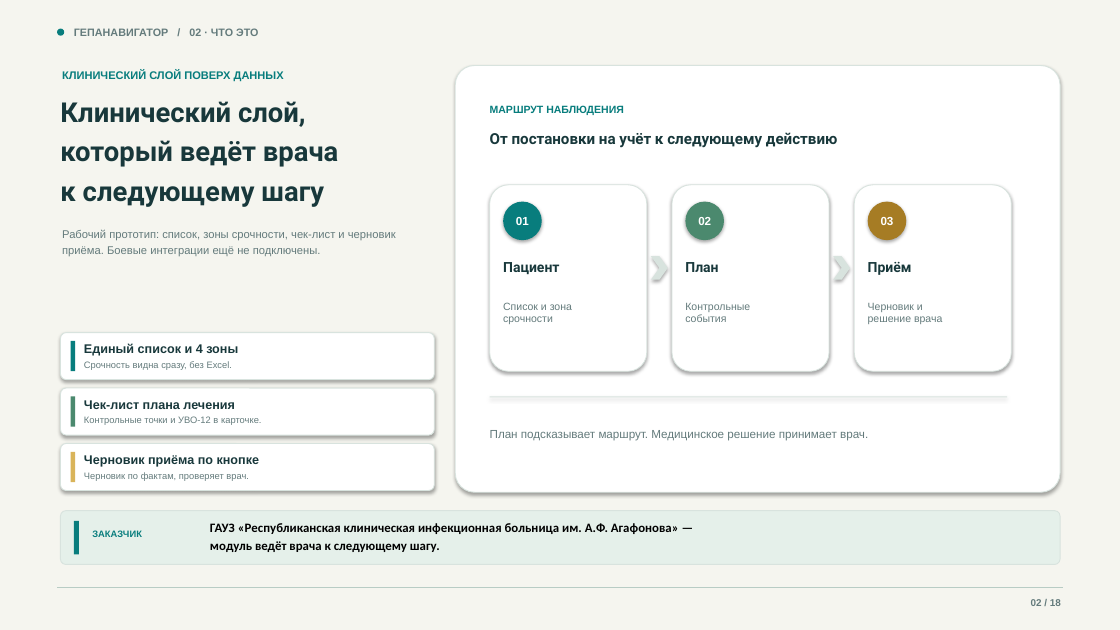
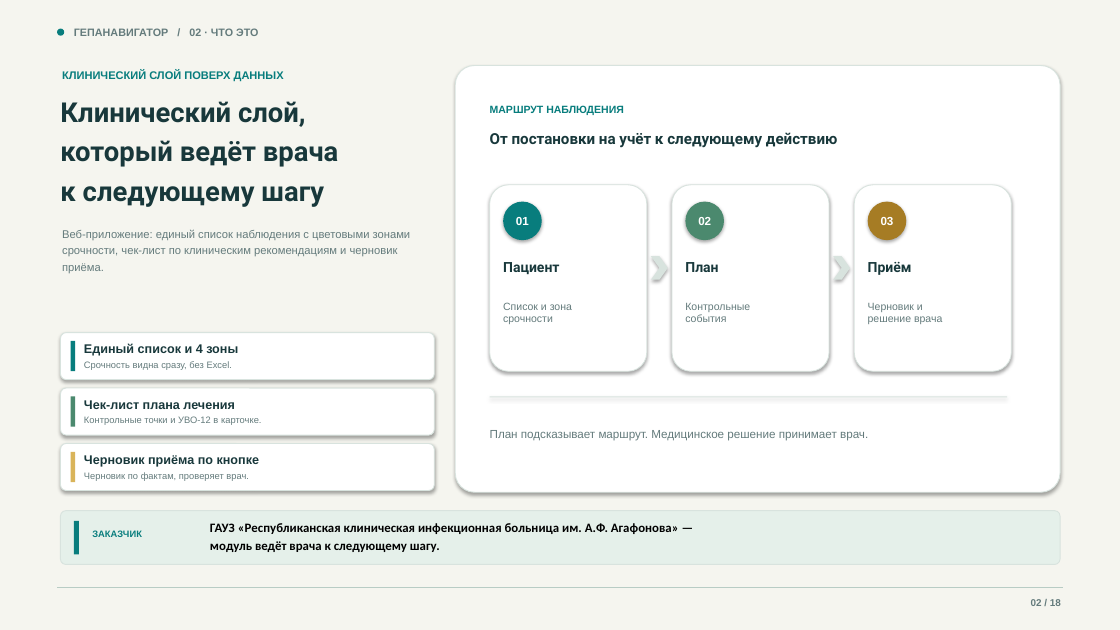
Before and after one commit to devenportg/GepaNavigator, a slide deck: slide 2 of deliverables/GepaNavigator_release.pptx. Drawn at 1120x630 pixels with LibreOffice and Linux fonts; fonts in the diff are those of the drawing. Boxes give left, top, right and bottom in pixels: in the first picture for what was removed or moved away, otherwise in the second. Text is boxed around its words. In the diff, an @@ line names an element or a change of style, - is before the commit and + after.

```diff
--- a/deliverables/GepaNavigator_release.pptx
+++ b/deliverables/GepaNavigator_release.pptx
@@ text at box(62, 229, 411, 273): text changed @@
-Рабочий прототип: список, зоны срочности, чек-лист и черновик приёма. Боевые интеграции ещё не подключены.
+Веб-приложение: единый список наблюдения с цветовыми зонами срочности, чек-лист по клиническим рекомендациям и черновик приёма.
```
Also in this commit, not shown: 10 other slides changed, 9 other files.
